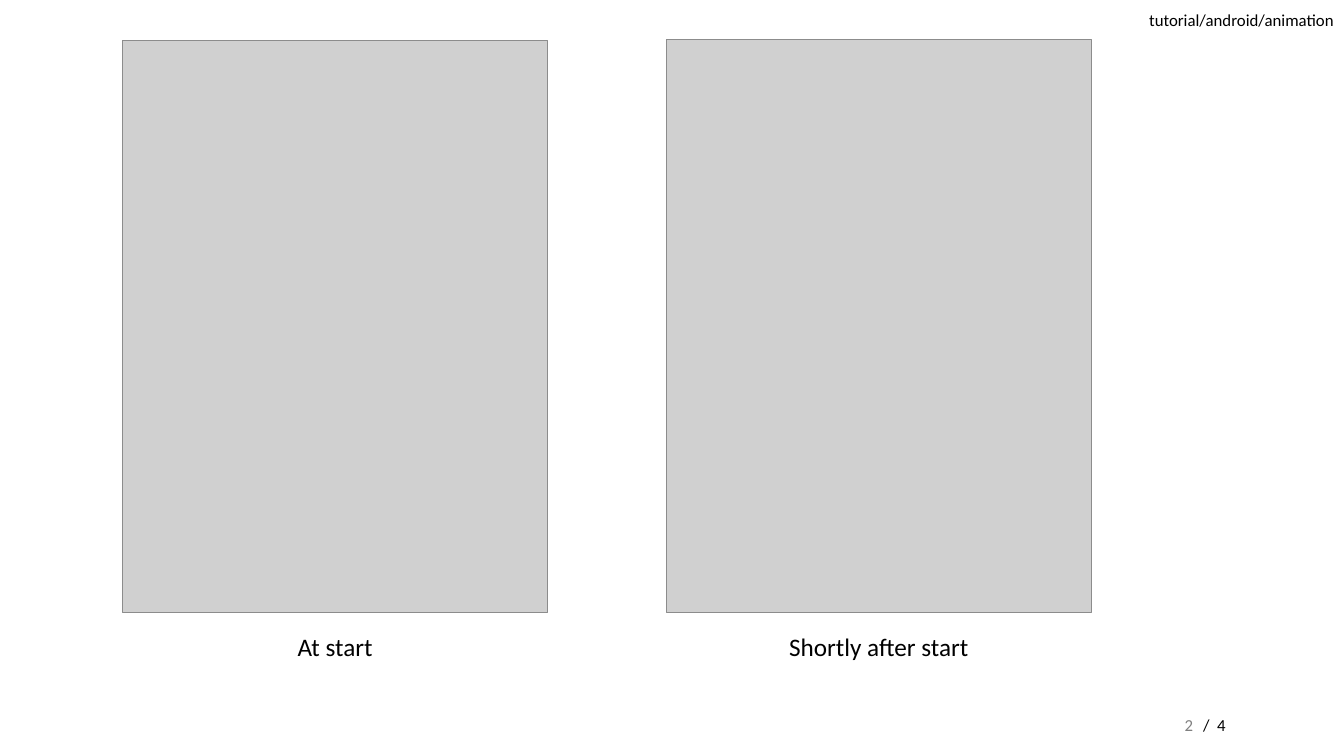
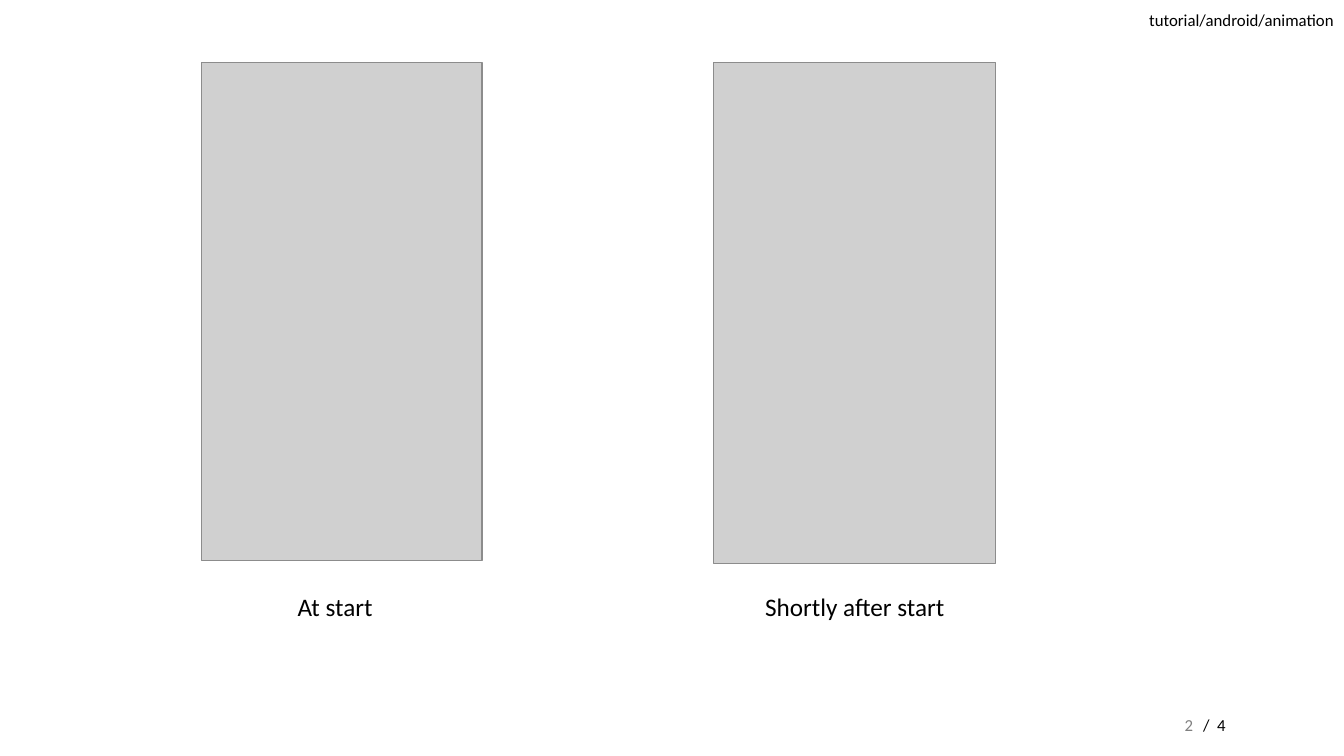
Before and after one commit to apuder/android-tutorials, a slide deck: slide 2 of android/animation/doc/slides.pptx. Drawn at 1344x756 pixels with LibreOffice and Linux fonts; fonts in the diff are those of the drawing; grey boxes stand for pictures. Boxes give left, top, right and bottom in pixels: in the first picture for what was removed or moved away, otherwise in the second. Text is boxed around its words. In the diff, an @@ line names an element or a change of style, - is before the commit and + after.

```diff
--- a/android/animation/doc/slides.pptx
+++ b/android/animation/doc/slides.pptx
@@ picture: place and size @@
-picture at (122, 40, 547, 613)
+picture at (202, 63, 482, 562)
@@ picture: place and size @@
-picture at (666, 39, 1092, 612)
+picture at (714, 63, 996, 564)
@@ text "At start": place and size @@
-text "At start" at (298, 639, 373, 657)
+text "At start" at (298, 599, 373, 617)
@@ text "Shortly after start": place and size @@
-text "Shortly after start" at (789, 638, 968, 660)
+text "Shortly after start" at (765, 598, 944, 620)
```
Also in this commit, not shown: 56 other files.
